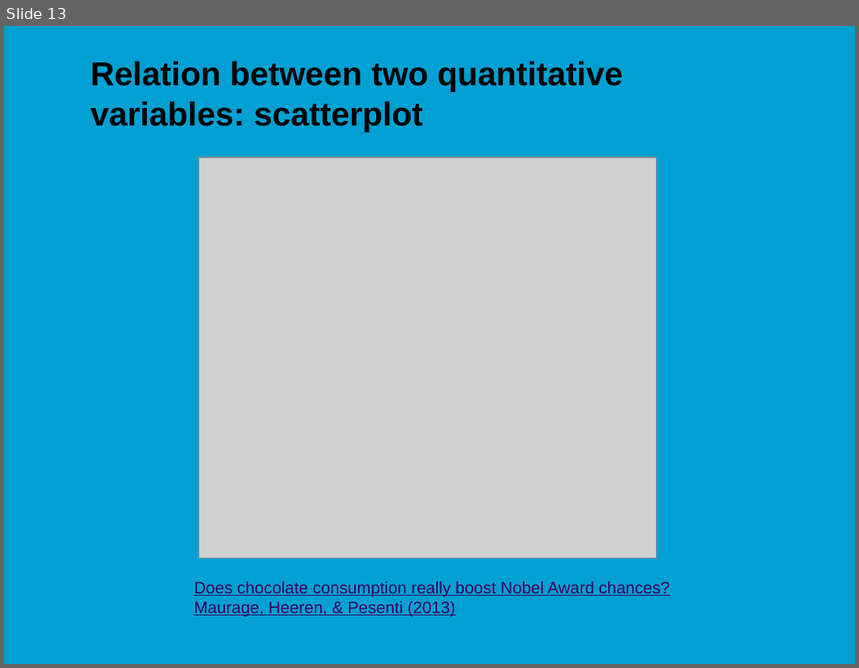
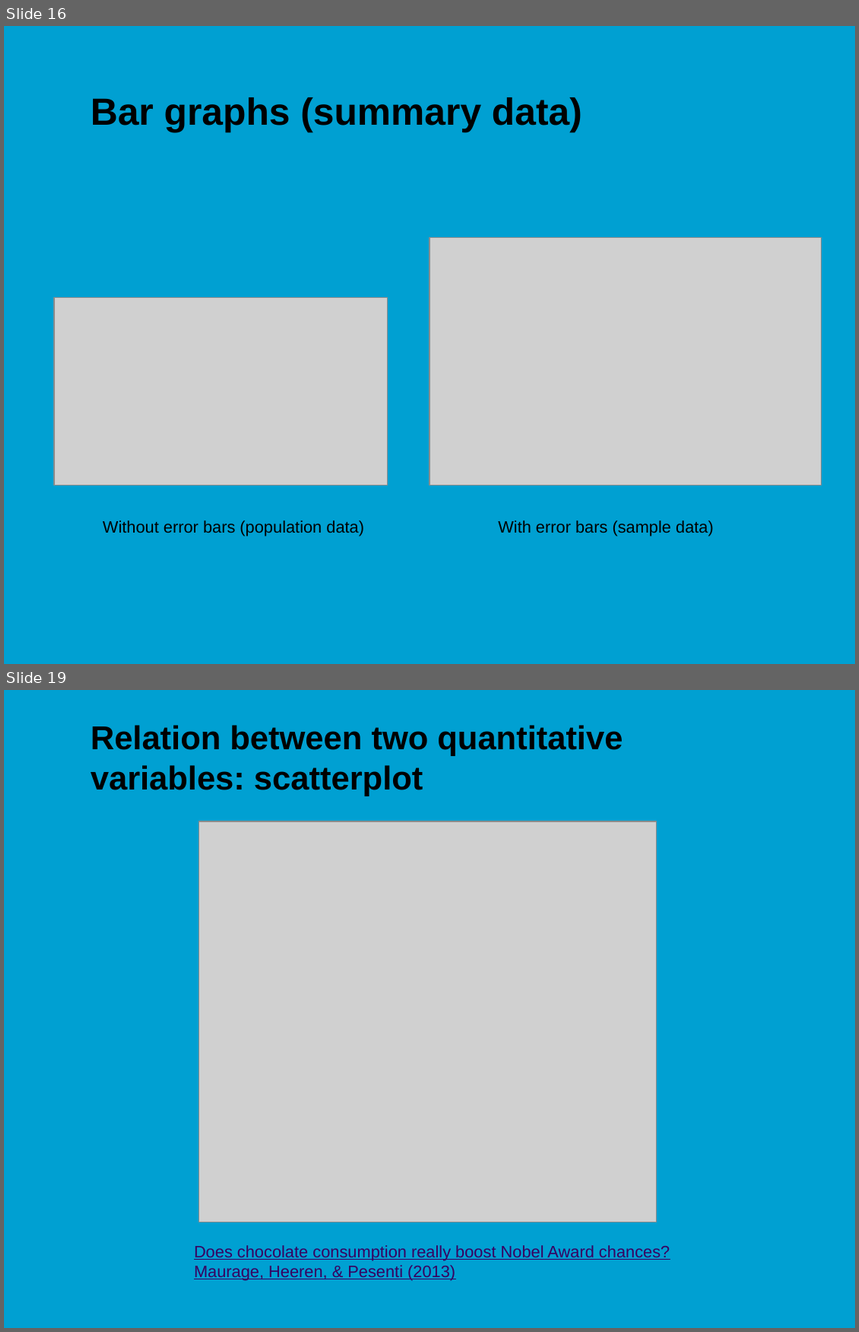
Before and after one commit to jonasmoons/data-driven-learning, a slide deck: slides/ddl-w4l2.pptx. Shown one above the other, each under a label of ours: slide 13 before the commit, slides 16 and 19 after it; the slides between them are not shown. The pictures are 859x668 and 859x1332 pixels, drawn with LibreOffice and Linux fonts; fonts in the diff are those of the drawing; grey boxes stand for pictures; background and template pictures are left out. Boxes give left, top, right and bottom in pixels: in the first picture for what was removed or moved away, otherwise in the second. Text is boxed around its words. In the diff, an @@ line names an element or a change of style, - is before the commit and + after.

```diff
--- a/slides/ddl-w4l2.pptx
+++ b/slides/ddl-w4l2.pptx
@@ slide 16 added at <box>4,26,855,664</box>, background picture (left out) @@
@@ title added at <box>91,97,582,132</box>, 32 pt, text #000000, bold @@
+Bar graphs (summary data)
@@ picture added at <box>430,238,822,486</box> @@
@@ picture added at <box>54,297,388,485</box> @@
@@ text added at <box>103,521,364,537</box>, 14 pt, text #000000 @@
+Without error bars (population data)
@@ text added at <box>498,521,714,537</box>, 14 pt, text #000000 @@
+With error bars (sample data)
@@ what was slide 13 is now slide 19 @@
```
Also in this commit, not shown: 14 slides changed, 9 other slides added, 4 slides removed, 3 other files.
